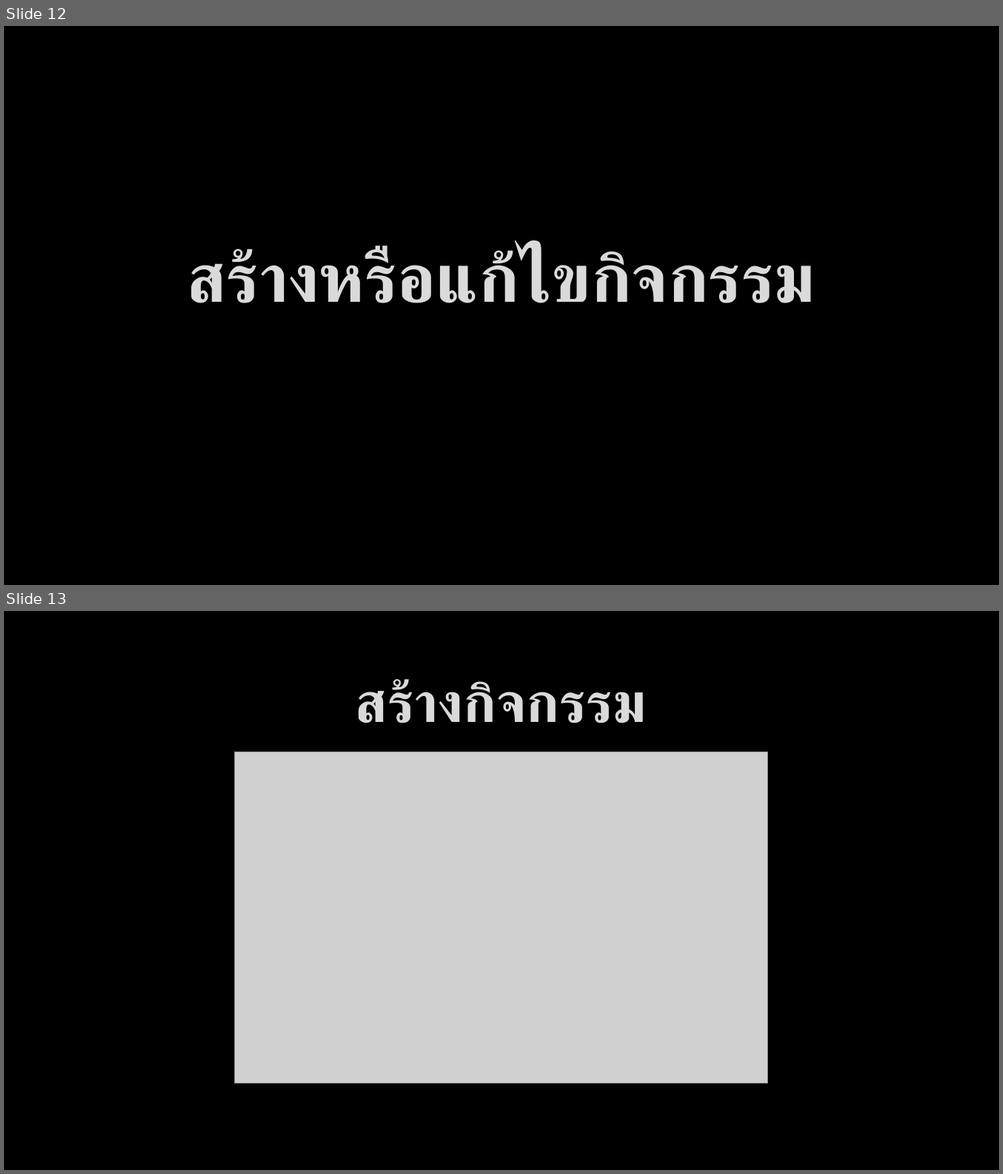
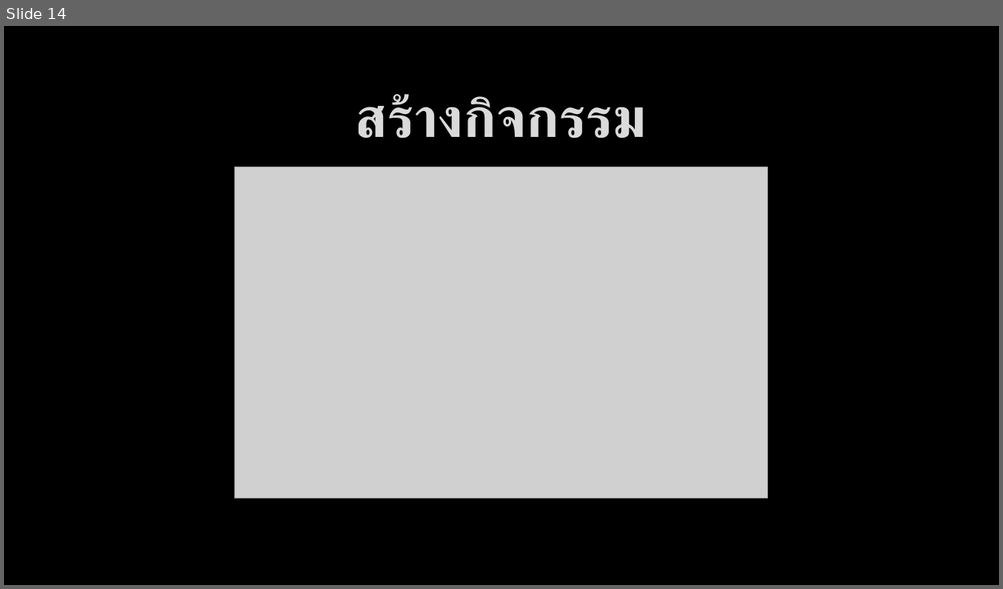
Before and after one commit to bratchasak/gcalendar, a slide deck: Google Calendar.pptx. Shown one above the other, each under a label of ours: slides 12 and 13 before the commit, slide 14 after it. The pictures are 1003x1174 and 1003x589 pixels, drawn with LibreOffice and Linux fonts; fonts in the diff are those of the drawing; grey boxes stand for pictures; background and template pictures are left out. Boxes give left, top, right and bottom in pixels: in the first picture for what was removed or moved away, otherwise in the second. Text is boxed around its words. In the diff, an @@ line names an element or a change of style, - is before the commit and + after.

```diff
--- a/Google Calendar.pptx
+++ b/Google Calendar.pptx
@@ slide 12 removed at (4, 26, 999, 585), background picture (left out) @@
@@ title removed at (187, 249, 815, 304) @@
-สร้างหรือแก้ไขกิจกรรม
@@ what was slide 13 is now slide 14 @@
```
Also in this commit, not shown: 1 slide changed, 6 slides added, 5 other files.
